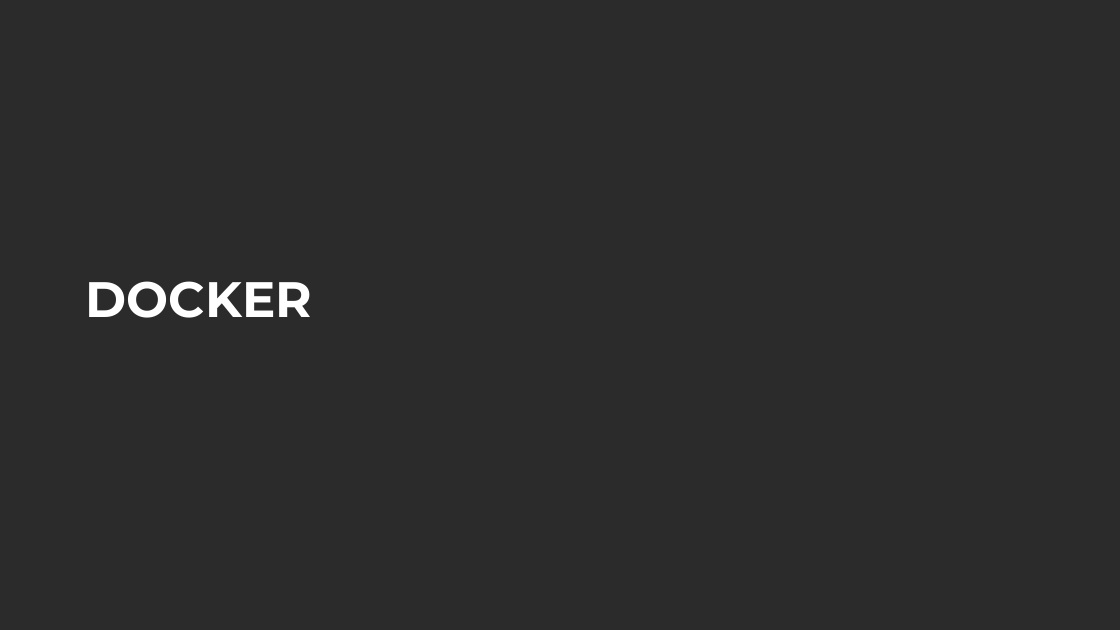
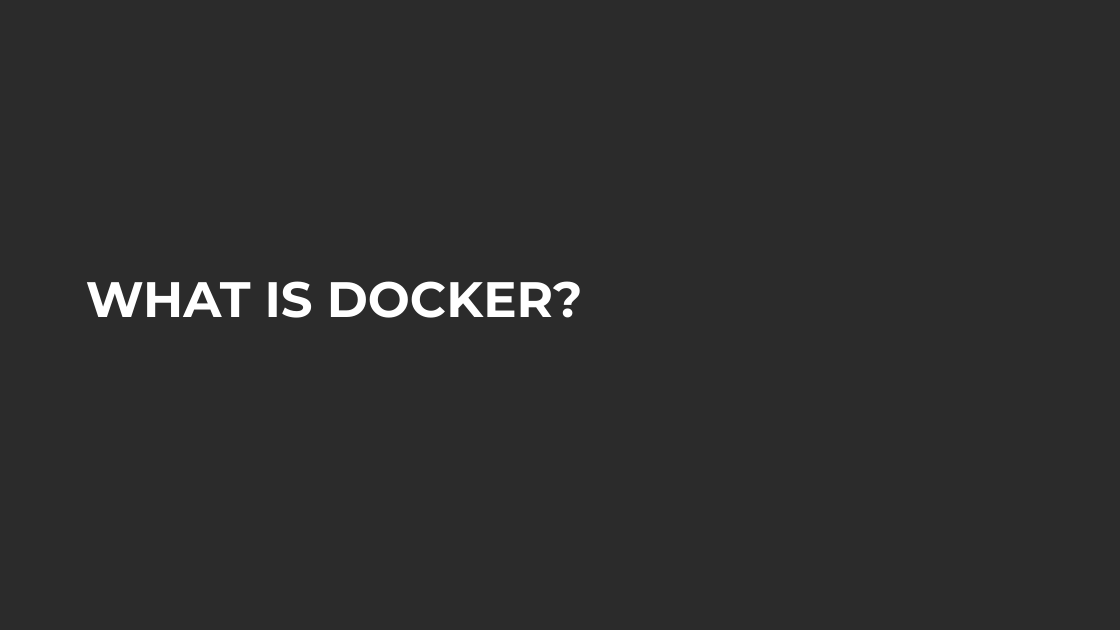
Before and after one commit to brendonmatheson/docker_fu, a slide deck: slide 5 of brendon_matheson_docker_dotnet_slides.pptx (slide 3 before the commit). Drawn at 1120x630 pixels with LibreOffice and Linux fonts; fonts in the diff are those of the drawing; background and template pictures are left out; a plain dark background stands for a picture behind light text. Boxes give left, top, right and bottom in pixels: in the first picture for what was removed or moved away, otherwise in the second. Text is boxed around its words. In the diff, an @@ line names an element or a change of style, - is before the commit and + after.

```diff
--- a/brendon_matheson_docker_dotnet_slides.pptx
+++ b/brendon_matheson_docker_dotnet_slides.pptx
@@ title at (86,281,583,318): text changed @@
-DOCKER
+WHAT IS DOCKER?
```
Also in this commit, not shown: 11 other slides changed, 57 slides added, 10 slides removed, 1 other file.
